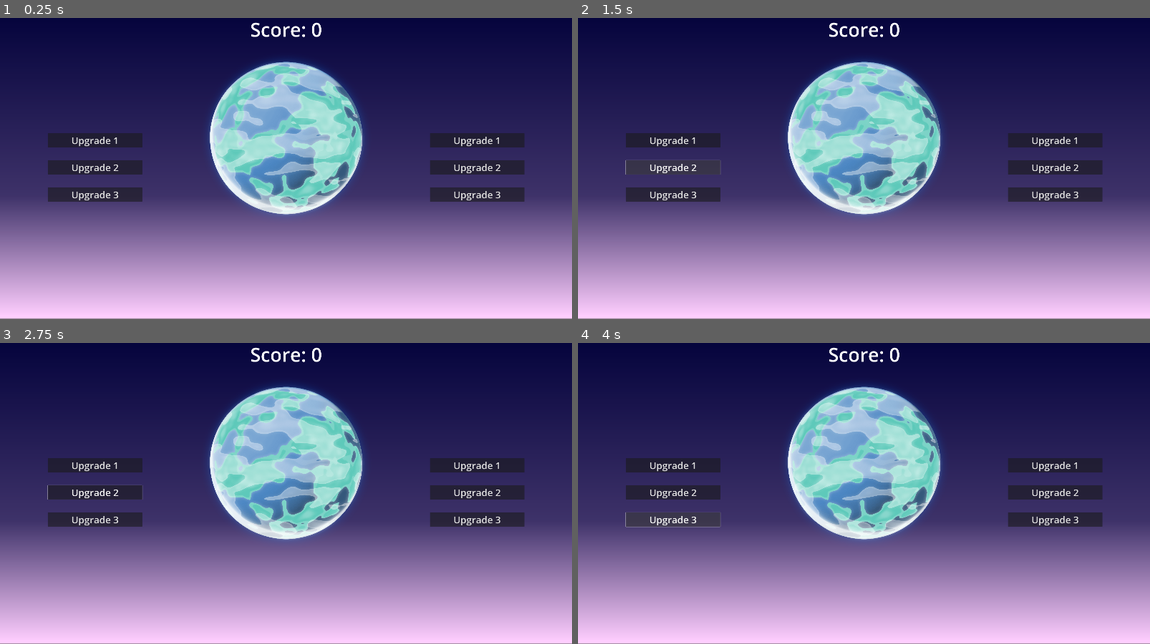
Above: before the commit, frames 1-4 (two rows, left to right).
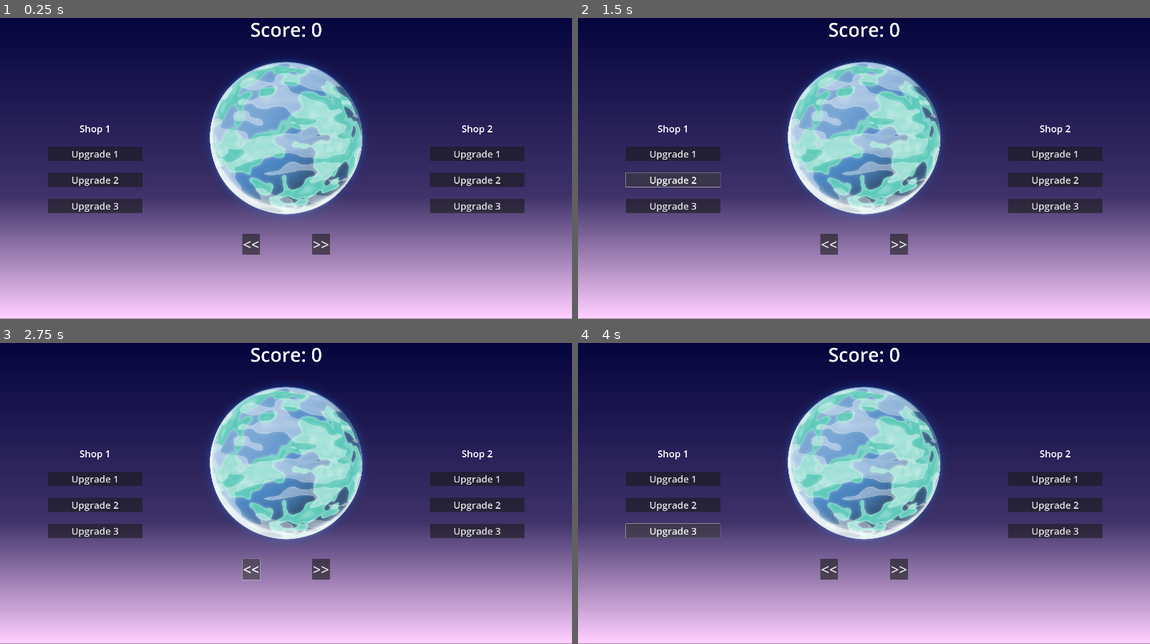
Above: after the commit, the same moments.

Repository: JStaed/planet-clicker-game
Game: Godot game, scene res://scenes/main.tscn
Two runs of this game, one before a commit and one after it. Both use one fixed random seed, a clock stepped at 60 frames per second and the inputs below. The project has no main scene, so this scene is started directly.
Inputs (mouse positions are in pixels of both pictures, inside the frame that each line leads up to):
- Up to frame 1 (0.25 s): no input
- Up to frame 2 (1.5 s): click "Upgrade 1" at 0.5 s; click "Upgrade 2" at 1.25 s
- Up to frame 3 (2.75 s): click (251, 568) at 2 s, where only the run after the commit has a clickable "<<"
- Up to frame 4 (4 s): click (898, 568) at 2.75 s, where only the run after the commit has a clickable ">>"; click "Upgrade 3" at 3.5 s

The runs differ from the first frame. In frame 1, 8.5% of the frame differs, in the area x 8-92%, y 35-79%; in frame 2, 8.2%; in frame 3, 8.5%; in frame 4, 8.4%.

Commit message:
Basic ui

Diff:
--- a/scenes/main.tscn
+++ b/scenes/main.tscn
@@ -15,6 +15,9 @@
 
 [sub_resource type="Theme" id="Theme_jyhfs"]
 default_font_size = 128
+
+[sub_resource type="Theme" id="Theme_tbgi4"]
+default_font_size = 96
 
 [node name="Node2D" type="Node2D"]
 
@@ -49,6 +52,16 @@
 
 [node name="VSpacer" parent="CanvasLayer/Control/HBoxContainer/ShopLeft" instance=ExtResource("2_tbgi4")]
 layout_mode = 2
+
+[node name="Label" type="Label" parent="CanvasLayer/Control/HBoxContainer/ShopLeft"]
+layout_mode = 2
+theme = ExtResource("1_0wfyh")
+text = "Shop 1"
+horizontal_alignment = 1
+
+[node name="VSpacer5" parent="CanvasLayer/Control/HBoxContainer/ShopLeft" instance=ExtResource("2_tbgi4")]
+layout_mode = 2
+size_flags_stretch_ratio = 0.1
 
 [node name="Button" type="Button" parent="CanvasLayer/Control/HBoxContainer/ShopLeft"]
 layout_mode = 2
@@ -94,6 +107,29 @@
 layout_mode = 2
 texture_normal = ExtResource("1_o5qli")
 
+[node name="PlanetNavButtons" type="HBoxContainer" parent="CanvasLayer/Control/HBoxContainer/Center"]
+layout_mode = 2
+alignment = 1
+
+[node name="HSpacer2" parent="CanvasLayer/Control/HBoxContainer/Center/PlanetNavButtons" instance=ExtResource("1_jyhfs")]
+layout_mode = 2
+
+[node name="Button" type="Button" parent="CanvasLayer/Control/HBoxContainer/Center/PlanetNavButtons"]
+layout_mode = 2
+theme = SubResource("Theme_tbgi4")
+text = "<<"
+
+[node name="HSpacer" parent="CanvasLayer/Control/HBoxContainer/Center/PlanetNavButtons" instance=ExtResource("1_jyhfs")]
+layout_mode = 2
+
+[node name="Button2" type="Button" parent="CanvasLayer/Control/HBoxContainer/Center/PlanetNavButtons"]
+layout_mode = 2
+theme = SubResource("Theme_tbgi4")
+text = ">>"
+
+[node name="HSpacer3" parent="CanvasLayer/Control/HBoxContainer/Center/PlanetNavButtons" instance=ExtResource("1_jyhfs")]
+layout_mode = 2
+
 [node name="HSpacer3" parent="CanvasLayer/Control/HBoxContainer" instance=ExtResource("1_jyhfs")]
 layout_mode = 2
 size_flags_stretch_ratio = 0.5
@@ -104,6 +140,16 @@
 
 [node name="VSpacer" parent="CanvasLayer/Control/HBoxContainer/ShopRight" instance=ExtResource("2_tbgi4")]
 layout_mode = 2
+
+[node name="Label" type="Label" parent="CanvasLayer/Control/HBoxContainer/ShopRight"]
+layout_mode = 2
+theme = ExtResource("1_0wfyh")
+text = "Shop 2"
+horizontal_alignment = 1
+
+[node name="VSpacer5" parent="CanvasLayer/Control/HBoxContainer/ShopRight" instance=ExtResource("2_tbgi4")]
+layout_mode = 2
+size_flags_stretch_ratio = 0.1
 
 [node name="Button" type="Button" parent="CanvasLayer/Control/HBoxContainer/ShopRight"]
 layout_mode = 2
Not shown: 1 places in scenes/main.tscn that only renumber resources
